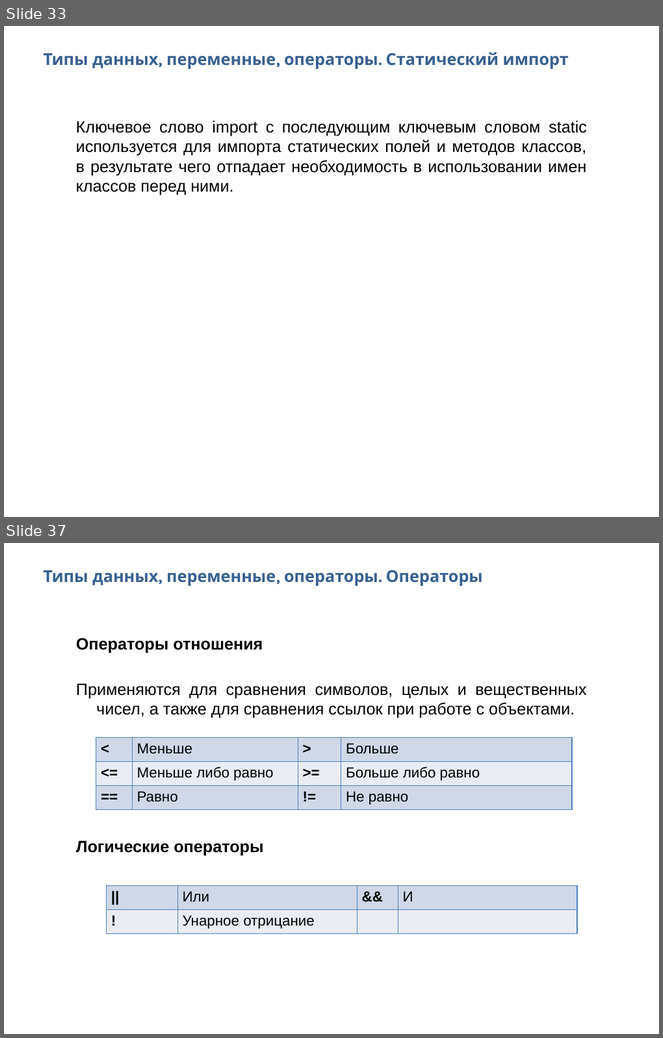
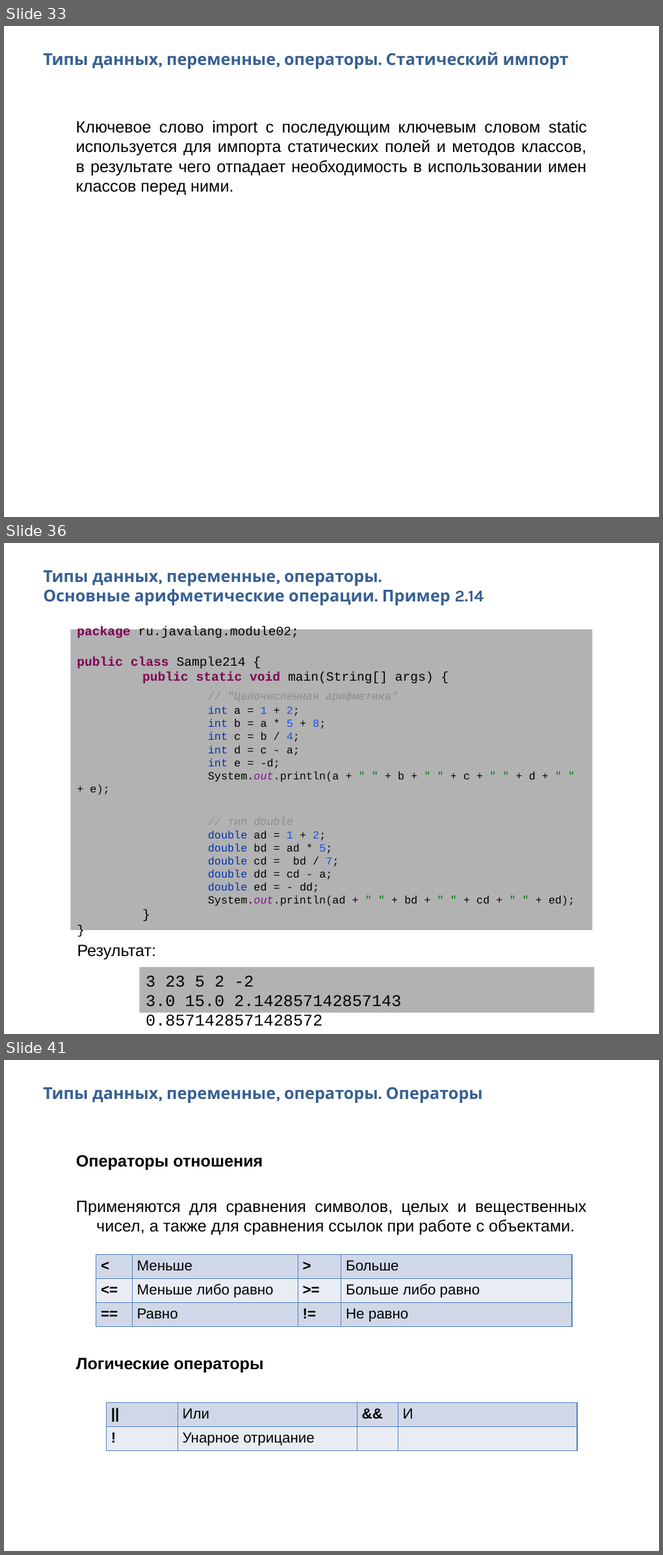
Before and after one commit to Vyacheslav2023/javase0111, a slide deck: presentation/JavaSE12ТипыОператоры.pptx. Shown one above the other, each under a label of ours: slides 33 and 37 before the commit, slides 33, 36 and 41 after it; the slides between them are not shown. The pictures are 663x1038 and 663x1555 pixels, drawn with LibreOffice and Linux fonts; fonts in the diff are those of the drawing. Boxes give left, top, right and bottom in pixels: in the first picture for what was removed or moved away, otherwise in the second. Text is boxed around its words. In the diff, an @@ line names an element or a change of style, - is before the commit and + after.

Commit message:
Module02 done!

```diff
--- a/presentation/JavaSE12ТипыОператоры.pptx
+++ b/presentation/JavaSE12ТипыОператоры.pptx
@@ slide 36 added at (x1=4, y1=543, x2=659, y2=1034), background #FFFFFF @@
@@ text added at (x1=43, y1=570, x2=484, y2=605), 18 pt, text #376092, bold @@
+Типы данных, переменные, операторы.
+Основные арифметические операции. Пример 2.14
@@ rectangle added at (x1=71, y1=629, x2=593, y2=930), fill #B2B2B2, 12 pt, text #000000 @@
+package ru.javalang.module02;
+public class Sample214 {
+public static void main(String[] args) {
+// "Целочисленная арифметика"
+int a = 1 + 2;
+int b = a * 5 + 8;
+int c = b / 4;
+int d = c - a;
+int e = -d;
+System.out.println(a + " " + b + " " + c + " " + d + " " + e);
+// тип double
+double ad = 1 + 2;
+double bd = ad * 5;
+double cd = bd / 7;
+double dd = cd - a;
+double ed = - dd;
+System.out.println(ad + " " + bd + " " + cd + " " + ed);
+}
+}
@@ text added at (x1=77, y1=945, x2=157, y2=960), 18 pt, text #000000 @@
+Результат:
@@ rectangle added at (x1=140, y1=967, x2=595, y2=1014), fill #B2B2B2, 18 pt, text #000000 @@
+3 23 5 2 -2
+3.0 15.0 2.142857142857143 0.8571428571428572
@@ what was slide 37 is now slide 41 @@
```
Also in this commit, not shown: 15 slides changed, 3 other slides added, 6 other files.
